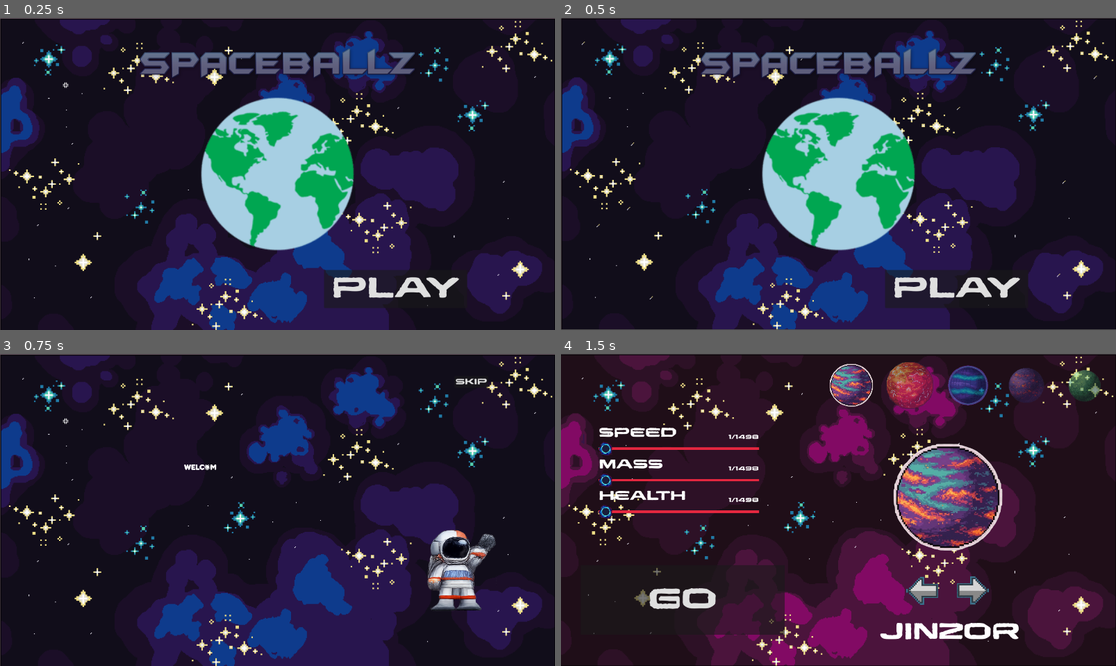
Above: before the commit, frames 1-4 (two rows, left to right).
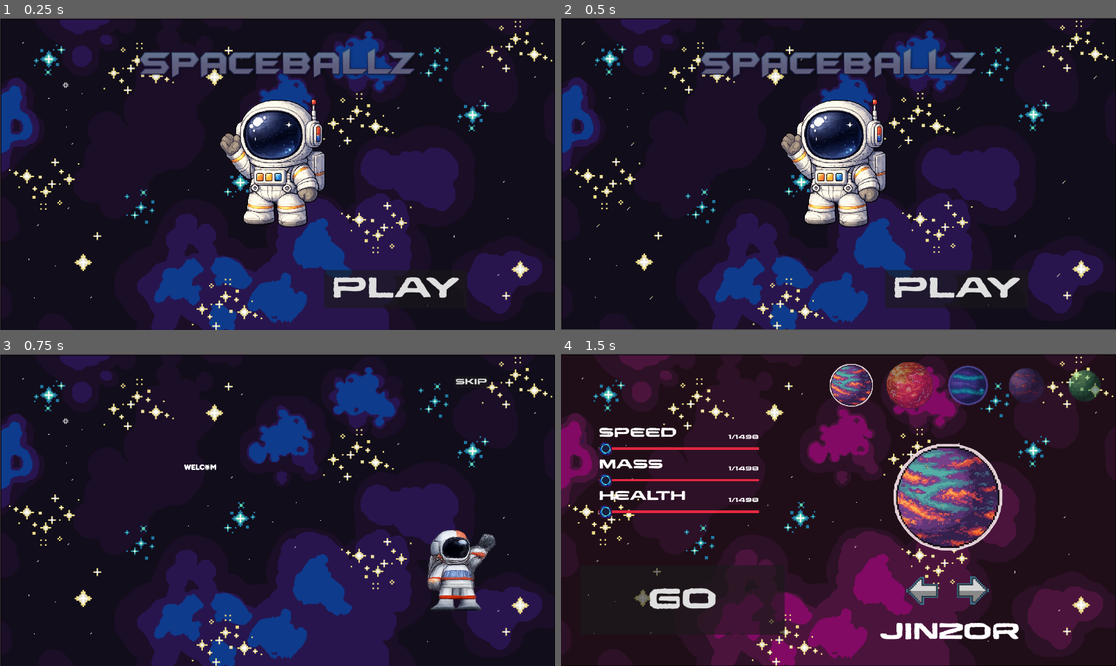
Above: after the commit, the same moments.

Repository: apomyl/ball-game
Game: Godot game, scene res://ui/main menu.tscn
The game is run twice, just before and just after one commit, with the same random seed, the same clock (stepped at 60 frames per second) and the same inputs.
Inputs:
- Up to frame 1 (0.25 s): no input
- Up to frame 2 (0.5 s): no input
- Up to frame 3 (0.75 s): click "play" at 0.5 s
- Up to frame 4 (1.5 s): click "SKIP" at 1.25 s

The runs differ from the first frame. In frame 1, 11% of the frame differs, in the area x 36-64%, y 25-75%; in frame 2, 11%; in frame 3, nothing differs; in frame 4, nothing differs.

Commit message:
winning and death scenes

Diff:
--- /dev/null
+++ b/ball-game/ui/death_scene.tscn
@@ -0,0 +1,59 @@
+[gd_scene load_steps=4 format=3 uid="uid://d0l7nw3j38f4q"]
+
+[ext_resource type="Texture2D" uid="uid://bgxa7tt1jvbka" path="res://assets/backgrounds/death.png" id="1_4wqrt"]
+[ext_resource type="FontFile" uid="uid://dx1133orocye5" path="res://assets/Star Rust.otf" id="2_wrxdq"]
+[ext_resource type="Script" uid="uid://cdmj6o11lrnwc" path="res://ui/restart.gd" id="3_j6bmh"]
+
+[node name="DeathScene" type="Node2D"]
+
+[node name="Background" type="TextureRect" parent="."]
+z_index = -1
+anchors_preset = 15
+anchor_right = 1.0
+anchor_bottom = 1.0
+offset_left = -15.0
+offset_top = -32.0
+offset_right = 1954.0
+offset_bottom = 1124.0
+grow_horizontal = 2
+grow_vertical = 2
+texture = ExtResource("1_4wqrt")
+stretch_mode = 6
+
+[node name="Label" type="Label" parent="."]
+z_index = 1
+anchors_preset = 8
+anchor_left = 0.5
+anchor_top = 0.5
+anchor_right = 0.5
+anchor_bottom = 0.5
+offset_left = 583.0
+offset_top = 484.0
+offset_right = 1444.0
+offset_bottom = 633.0
+grow_horizontal = 2
+grow_vertical = 2
+theme_override_fonts/font = ExtResource("2_wrxdq")
+theme_override_font_sizes/font_size = 100
+text = "GAME OVER"
+horizontal_alignment = 1
+vertical_alignment = 1
+
+[node name="Button" type="Button" parent="."]
+anchors_preset = 3
+anchor_left = 1.0
+anchor_top = 1.0
+anchor_right = 1.0
+anchor_bottom = 1.0
+offset_left = 1632.0
+offset_top = 67.0
+offset_right = 1839.0
+offset_bottom = 104.0
+grow_horizontal = 0
+grow_vertical = 0
+theme_override_fonts/font = ExtResource("2_wrxdq")
+theme_override_font_sizes/font_size = 40
+text = "RESTART"
+script = ExtResource("3_j6bmh")
+
+[connection signal="pressed" from="Button" to="Button" method="_on_pressed"]
--- a/ball-game/ui/main menu.tscn
+++ b/ball-game/ui/main menu.tscn
@@ -1,7 +1,6 @@
-[gd_scene format=3 uid="uid://cbisgncstjtjh"]
+[gd_scene load_steps=18 format=3 uid="uid://cbisgncstjtjh"]
 
 [ext_resource type="Script" uid="uid://gulcyh205wdu" path="res://ui/main_menu.gd" id="1_rs7wx"]
-[ext_resource type="Texture2D" uid="uid://37iovauvy1v1" path="res://earth.png" id="2_ot7ep"]
 [ext_resource type="Texture2D" uid="uid://7p0tchg00sjj" path="res://assets/backgrounds/background11.png" id="2_tbovc"]
 [ext_resource type="Texture2D" uid="uid://dptnl8w8bnmeq" path="res://assets/title.png" id="3_ot7ep"]
 [ext_resource type="Texture2D" uid="uid://bb66jhl1306bl" path="res://assets/backgrounds/background12.png" id="3_wruty"]
@@ -15,7 +14,8 @@
 [ext_resource type="Texture2D" uid="uid://dmpqemx51v3c2" path="res://assets/backgrounds/bg19.png" id="10_mp2d1"]
 [ext_resource type="Texture2D" uid="uid://dl8ji4d5vktpk" path="res://assets/backgrounds/bg110.png" id="11_n2dns"]
 [ext_resource type="Texture2D" uid="uid://dcq3akr8svpbx" path="res://assets/backgrounds/bg111.png" id="12_isiei"]
-[ext_resource type="Script" path="res://ui/background.gd" id="13_y4g4h"]
+[ext_resource type="Script" uid="uid://cab7o5gtj4pnl" path="res://ui/background.gd" id="13_y4g4h"]
+[ext_resource type="Texture2D" uid="uid://bh2bc556lqbt7" path="res://assets/char2.png" id="14_tbovc"]
 
 [sub_resource type="SpriteFrames" id="SpriteFrames_v1sgb"]
 animations = [{
@@ -58,14 +58,14 @@
 "speed": 2.0
 }]
 
-[node name="MainMenu" type="Control" unique_id=470313900]
+[node name="MainMenu" type="Control"]
 layout_mode = 3
 anchors_preset = 0
 offset_right = 1920.0
 offset_bottom = 1080.0
 script = ExtResource("1_rs7wx")
 
-[node name="AnimatedSprite2D" type="AnimatedSprite2D" parent="." unique_id=1474186041]
+[node name="AnimatedSprite2D" type="AnimatedSprite2D" parent="."]
 z_index = -1
 texture_filter = 4
 sprite_frames = SubResource("SpriteFrames_v1sgb")
@@ -73,15 +73,15 @@
 centered = false
 script = ExtResource("13_y4g4h")
 
-[node name="Background" type="TextureRect" parent="." unique_id=354763757]
+[node name="Background" type="TextureRect" parent="."]
 layout_mode = 0
 offset_right = 1920.0
 offset_bottom = 1080.0
-texture = ExtResource("2_ot7ep")
+texture = ExtResource("14_tbovc")
 expand_mode = 3
 stretch_mode = 5
 
-[node name="TextureRect" type="TextureRect" parent="." unique_id=778991102]
+[node name="TextureRect" type="TextureRect" parent="."]
 layout_mode = 1
 anchors_preset = 5
 anchor_left = 0.5
@@ -93,7 +93,7 @@
 grow_horizontal = 2
 texture = ExtResource("3_ot7ep")
 
-[node name="NextButton" type="Button" parent="." unique_id=1851575151]
+[node name="NextButton" type="Button" parent="."]
 layout_mode = 0
 offset_left = 1121.0
 offset_top = 872.0
--- /dev/null
+++ b/ball-game/ui/restart.gd
@@ -0,0 +1,5 @@
+extends Button
+
+
+func _on_pressed() -> void:
+	get_tree().change_scene_to_file("res://ui/creation.tscn")
--- /dev/null
+++ b/ball-game/ui/winning_scene.tscn
@@ -0,0 +1,59 @@
+[gd_scene load_steps=4 format=3 uid="uid://nguc1gims67m"]
+
+[ext_resource type="Texture2D" uid="uid://dmphd50yewpog" path="res://assets/backgrounds/bg11.png" id="1_54vm4"]
+[ext_resource type="FontFile" uid="uid://dx1133orocye5" path="res://assets/Star Rust.otf" id="2_a3ieo"]
+[ext_resource type="Script" uid="uid://cdmj6o11lrnwc" path="res://ui/restart.gd" id="3_3qwba"]
+
+[node name="WinningScene" type="Node2D"]
+
+[node name="Background" type="TextureRect" parent="."]
+z_index = -1
+anchors_preset = 15
+anchor_right = 1.0
+anchor_bottom = 1.0
+offset_left = -15.0
+offset_top = -32.0
+offset_right = 1954.0
+offset_bottom = 1124.0
+grow_horizontal = 2
+grow_vertical = 2
+texture = ExtResource("1_54vm4")
+stretch_mode = 6
+
+[node name="Label" type="Label" parent="."]
+z_index = 1
+anchors_preset = 8
+anchor_left = 0.5
+anchor_top = 0.5
+anchor_right = 0.5
+anchor_bottom = 0.5
+offset_left = 583.0
+offset_top = 484.0
+offset_right = 1444.0
+offset_bottom = 633.0
+grow_horizontal = 2
+grow_vertical = 2
+theme_override_fonts/font = ExtResource("2_a3ieo")
+theme_override_font_sizes/font_size = 100
+text = "YOU WIN !!!"
+horizontal_alignment = 1
+vertical_alignment = 1
+
+[node name="Button" type="Button" parent="."]
+anchors_preset = 3
+anchor_left = 1.0
+anchor_top = 1.0
+anchor_right = 1.0
+anchor_bottom = 1.0
+offset_left = 1632.0
+offset_top = 67.0
+offset_right = 1839.0
+offset_bottom = 104.0
+grow_horizontal = 0
+grow_vertical = 0
+theme_override_fonts/font = ExtResource("2_a3ieo")
+theme_override_font_sizes/font_size = 40
+text = "RESTART"
+script = ExtResource("3_3qwba")
+
+[connection signal="pressed" from="Button" to="Button" method="_on_pressed"]
Binary file added: ball-game/assets/backgrounds/death.png
Not shown, added: ball-game/assets/backgrounds/death.png.import
Binary file added: ball-game/assets/char2.png
Not shown, added: ball-game/assets/char2.png.import
Binary file added: ball-game/assets/saturnRING.png
Not shown, added: ball-game/assets/saturnRING.png.import
Not shown: 1 places in ball-game/assets/theme.tres that only renumber resources
Not shown: 1 places in ball-game/planets/Venus.tscn that only renumber resources
Not shown, added: ball-game/ui/restart.gd.uid
